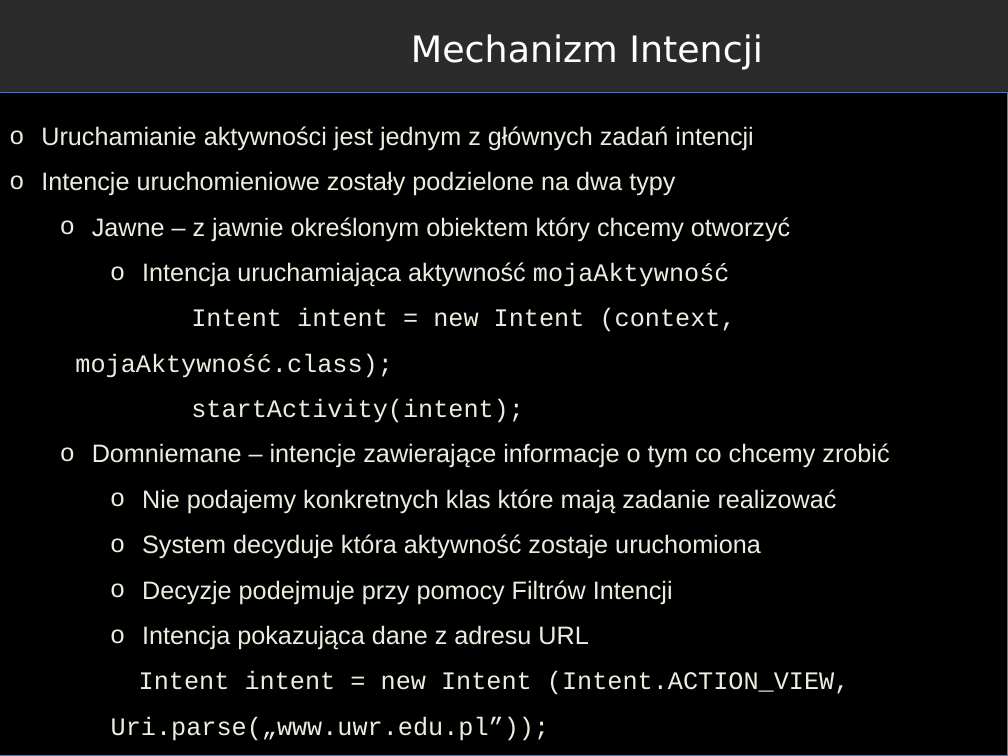
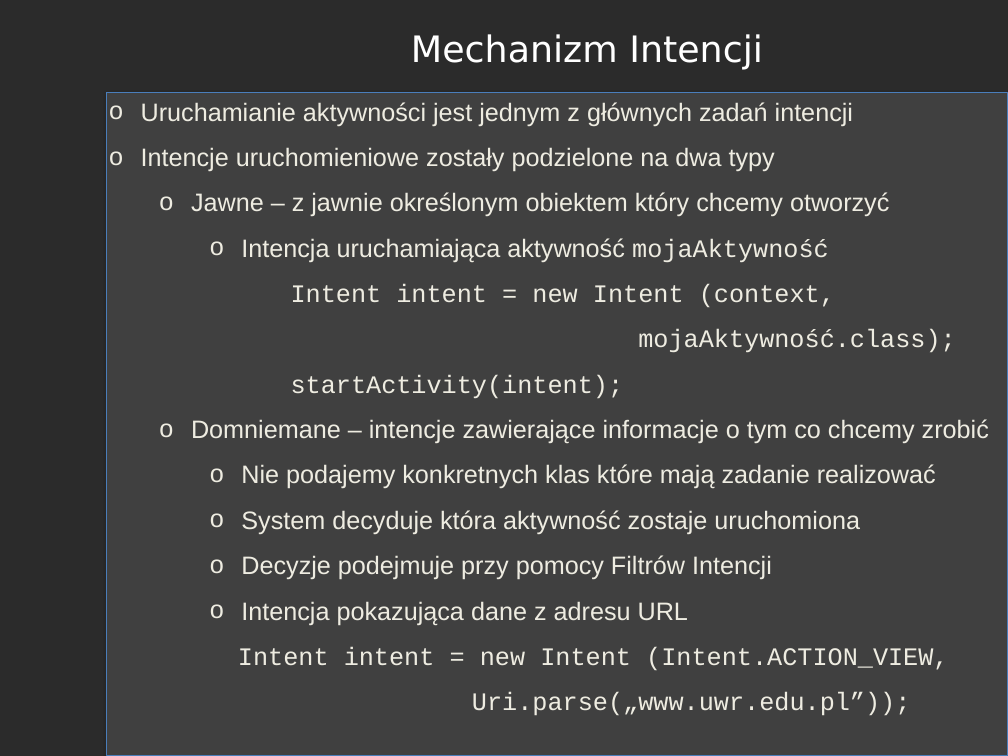
Before and after one commit to RafLew84/PUM, a slide deck: slide 22 of 2023-2024/Wyk/Wyklad1.pptx (slide 19 before the commit). Drawn at 1008x756 pixels with LibreOffice and Linux fonts; fonts in the diff are those of the drawing; background and template pictures are left out; a plain dark background stands for a picture behind light text. Boxes give left, top, right and bottom in pixels: in the first picture for what was removed or moved away, otherwise in the second. Text is boxed around its words. In the diff, an @@ line names an element or a change of style, - is before the commit and + after.

```diff
--- a/2023-2024/Wyk/Wyklad1.pptx
+++ b/2023-2024/Wyk/Wyklad1.pptx
@@ text "Uruchamianie aktywności jest jednym z ...": place and size @@
-text "Uruchamianie aktywności jest jednym z ..." at (41, 126, 889, 741)
+text "Uruchamianie aktywności jest jednym z ..." at (141, 102, 989, 715)
@@ rectangle: place and size @@
-rectangle at (0, 93, 1008, 756)
+rectangle at (107, 93, 1008, 756)
@@ rectangle at (107, 93, 1008, 756): fill #000000 to #404040 @@
```
Also in this commit, not shown: 14 other slides changed, 7 slides added, 6 slides removed.
